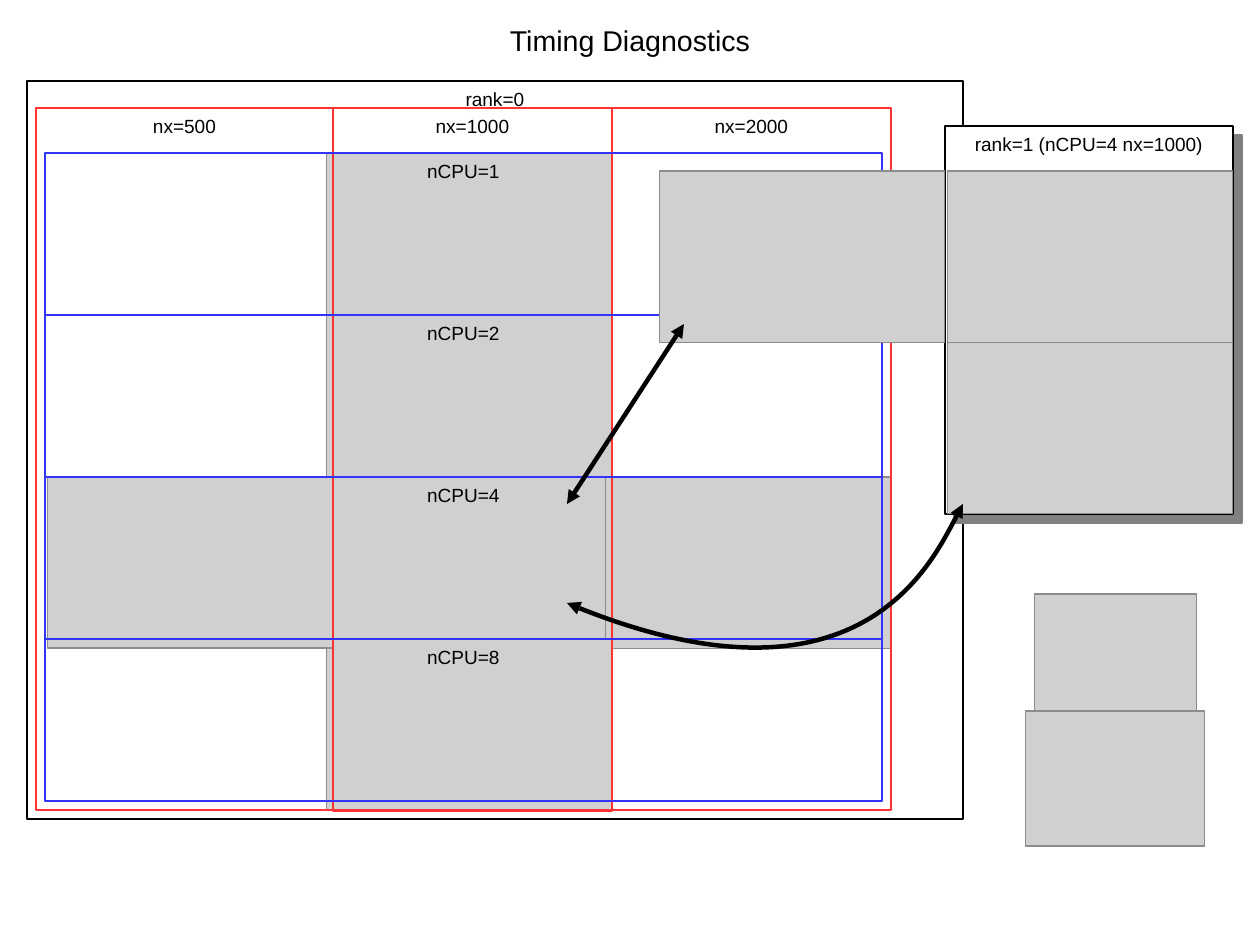
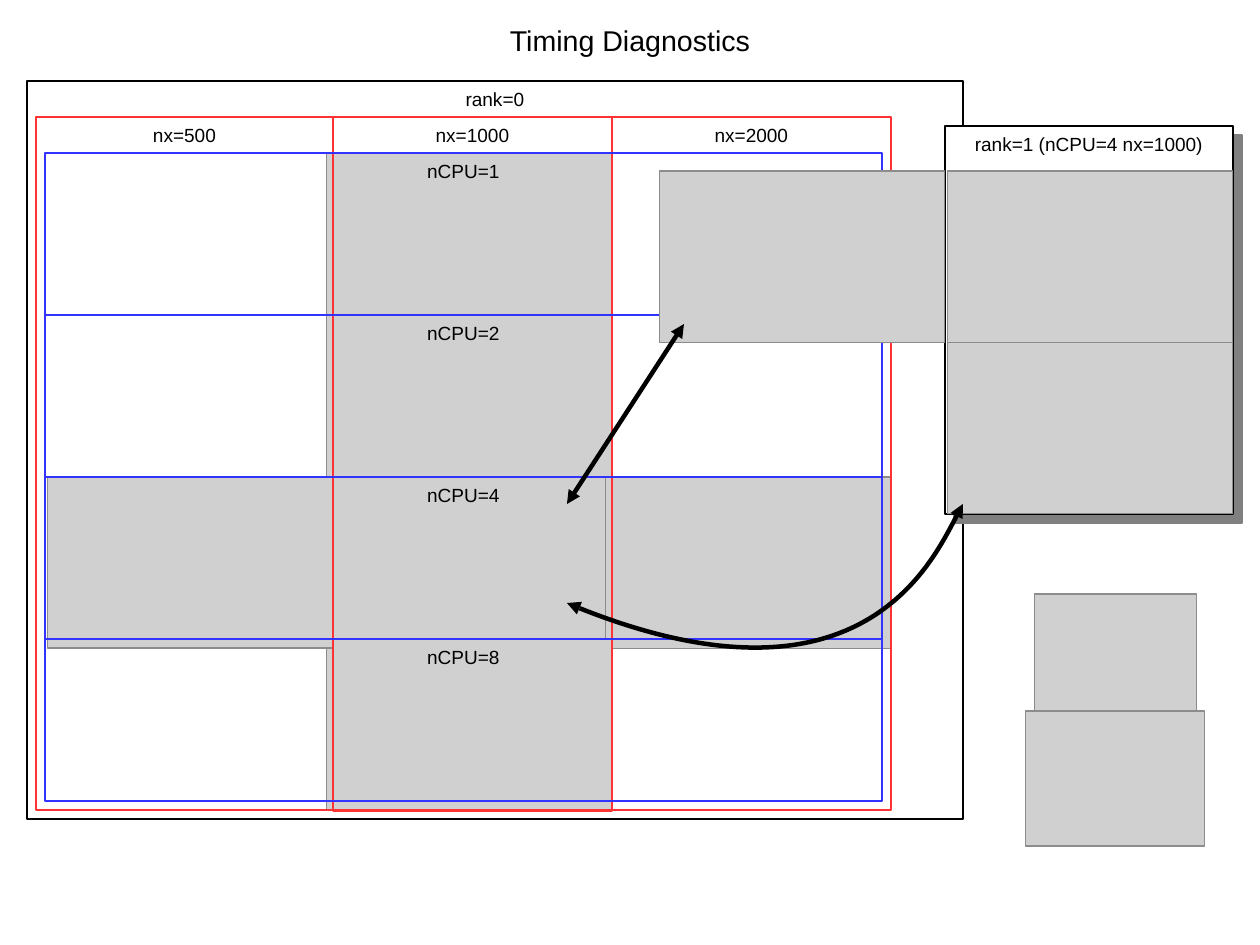
Before and after one commit to mihaimt/HPC_HYDRO, a slide deck: slide 2 of doc/slide5.odp. Drawn at 1260x945 pixels with LibreOffice and Linux fonts; fonts in the diff are those of the drawing; grey boxes stand for pictures. Boxes give left, top, right and bottom in pixels: in the first picture for what was removed or moved away, otherwise in the second. Text is boxed around its words. In the diff, an @@ line names an element or a change of style, - is before the commit and + after.

```diff
--- a/doc/slide5.odp
+++ b/doc/slide5.odp
@@ rectangle "nx=500": place and size @@
-rectangle "nx=500" at (35,107,333,810)
+rectangle "nx=500" at (35,117,333,810)
@@ rectangle "nx=1000": place and size @@
-rectangle "nx=1000" at (333,107,612,811)
+rectangle "nx=1000" at (333,117,612,811)
@@ rectangle "nx=2000": place and size @@
-rectangle "nx=2000" at (612,107,891,810)
+rectangle "nx=2000" at (612,117,891,810)
```
Also in this commit, not shown: 1 other slide changed, 6 other files.
